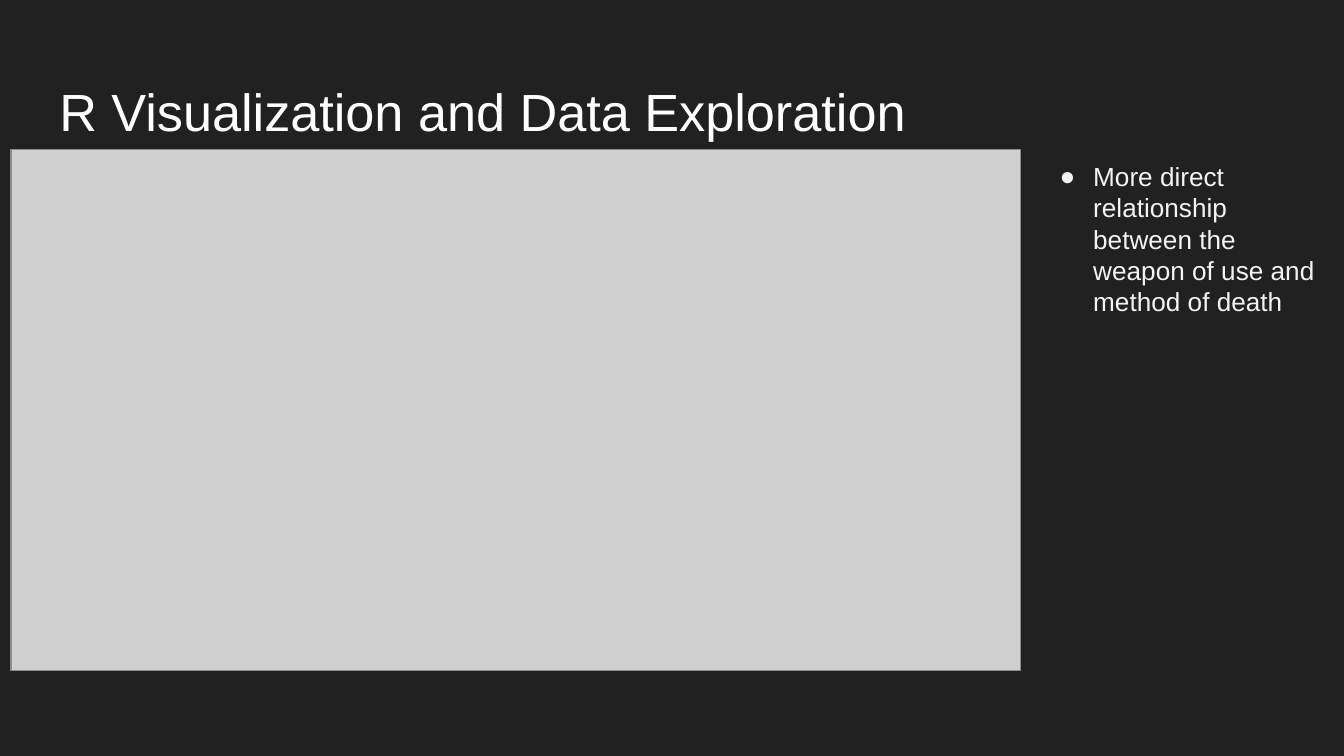
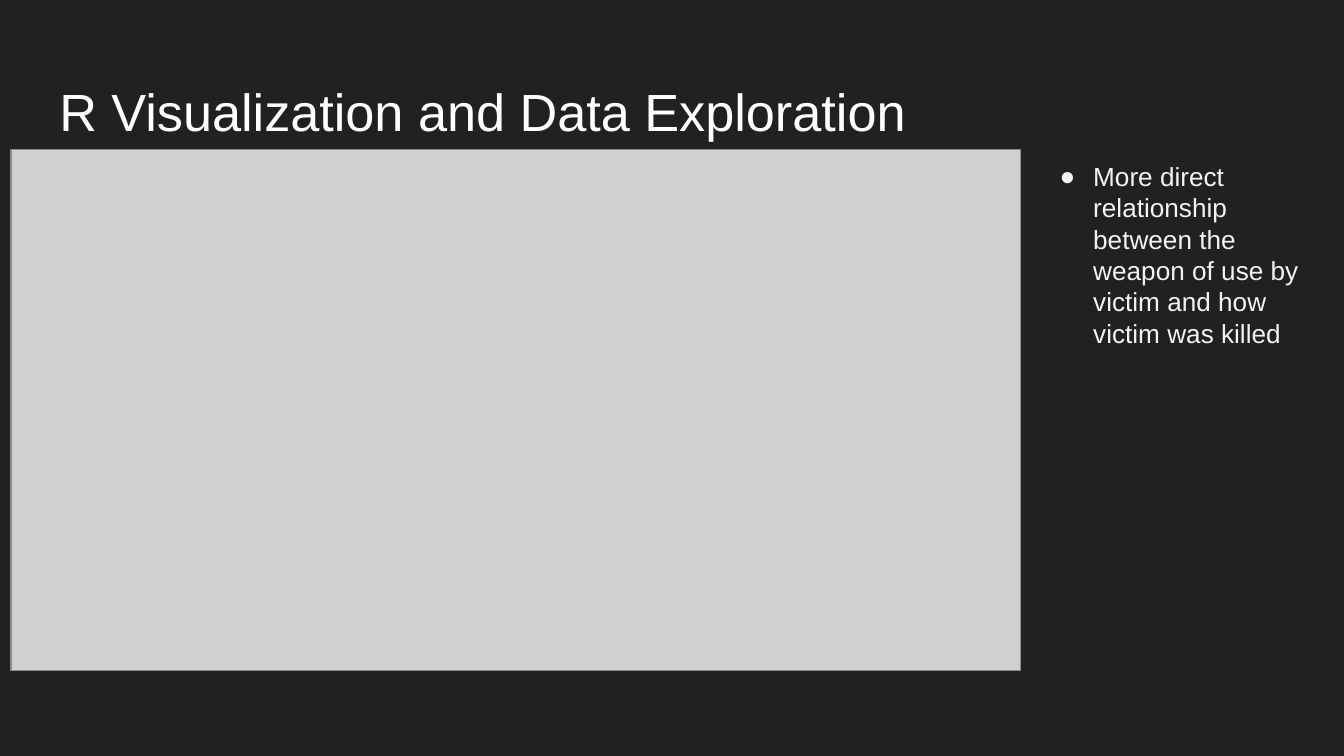
Before and after one commit to nycdatasci/online_bootcamp_project, a slide deck: slide 10 of Project1-ExploreVis/JohnEromeUtunedi/Project 1 Presentation.pptx. Drawn at 1344x756 pixels with LibreOffice and Linux fonts; fonts in the diff are those of the drawing; grey boxes stand for pictures. Boxes give left, top, right and bottom in pixels: in the first picture for what was removed or moved away, otherwise in the second. Text is boxed around its words. In the diff, an @@ line names an element or a change of style, - is before the commit and + after.

```diff
--- a/Project1-ExploreVis/JohnEromeUtunedi/Project 1 Presentation.pptx
+++ b/Project1-ExploreVis/JohnEromeUtunedi/Project 1 Presentation.pptx
@@ text at bbox=[1093, 167, 1299, 344]: text changed @@
-● More direct relationship between the weapon of use and method of death
+● More direct relationship between the weapon of use by victim and how victim was killed
```
Also in this commit, not shown: 3 other slides changed.
